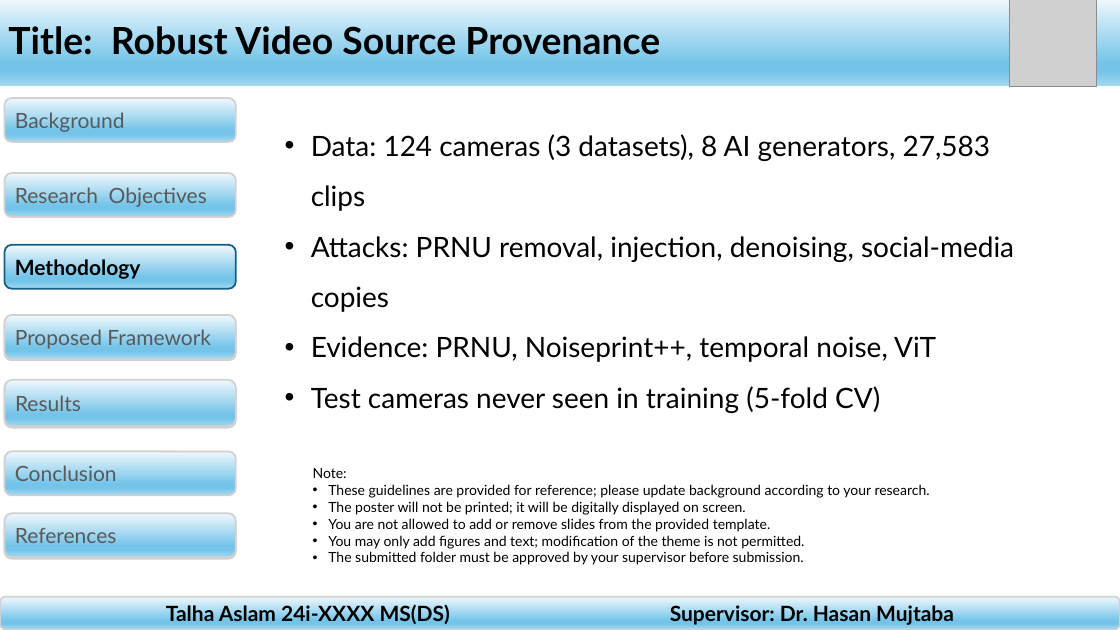
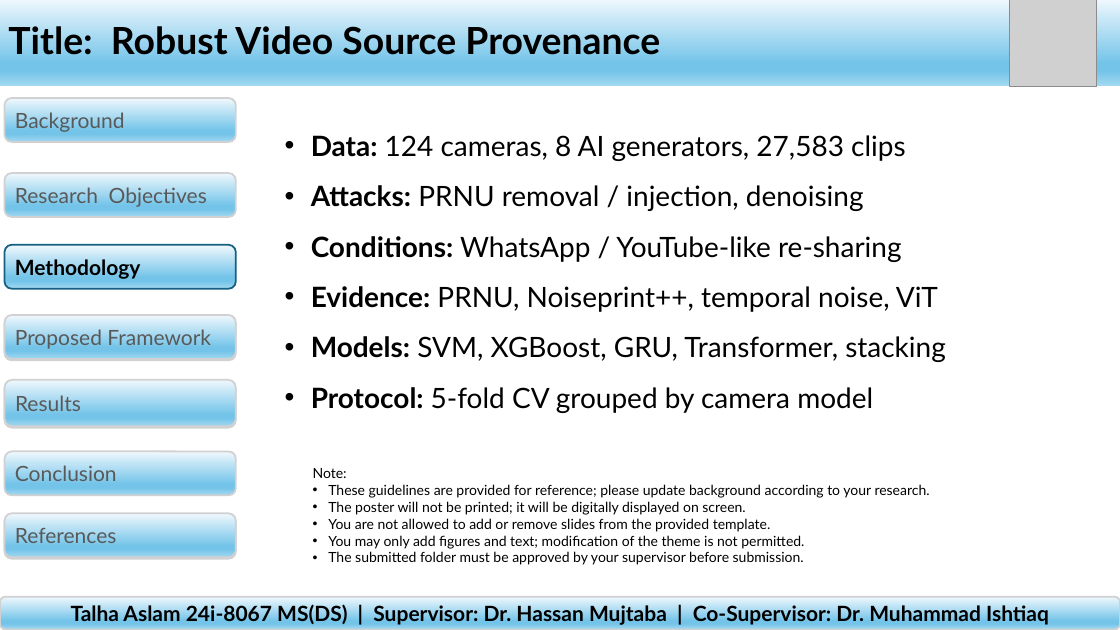
Before and after one commit to TalhaAslam44/PRNU-Research, a slide deck: slide 3 of report/mid_evaluation_poster.pptx. Drawn at 1120x630 pixels with LibreOffice and Linux fonts; fonts in the diff are those of the drawing; grey boxes stand for pictures. Boxes give left, top, right and bottom in pixels: in the first picture for what was removed or moved away, otherwise in the second. Text is boxed around its words. In the diff, an @@ line names an element or a change of style, - is before the commit and + after.

```diff
--- a/report/mid_evaluation_poster.pptx
+++ b/report/mid_evaluation_poster.pptx
@@ text at (x1=311, y1=135, x2=906, y2=262): text changed @@
-• Data: 124 cameras (3 datasets), 8 AI generators, 27,583 clips
-• Attacks: PRNU removal, injection, denoising, social-media copies
+• Data: 124 cameras, 8 AI generators, 27,583 clips
+• Attacks: PRNU removal / injection, denoising
+• Conditions: WhatsApp / YouTube-like re-sharing
@@ text at (x1=311, y1=286, x2=938, y2=312): bold on in "Evidence:" @@
@@ text at (x1=311, y1=336, x2=946, y2=413): text changed @@
-• Test cameras never seen in training (5-fold CV)
+• Models: SVM, XGBoost, GRU, Transformer, stacking
+• Protocol: 5-fold CV grouped by camera model
@@ text in rounded rectangle at (x1=71, y1=603, x2=1049, y2=625): text changed @@
-Talha Aslam 24i-XXXX MS(DS) Supervisor: Dr. Hasan Mujtaba
+Talha Aslam 24i-8067 MS(DS) | Supervisor: Dr. Hassan Mujtaba | Co-Supervisor: Dr. Muhammad Ishtiaq
```
Also in this commit, not shown: 6 other slides changed, 1 other file.
